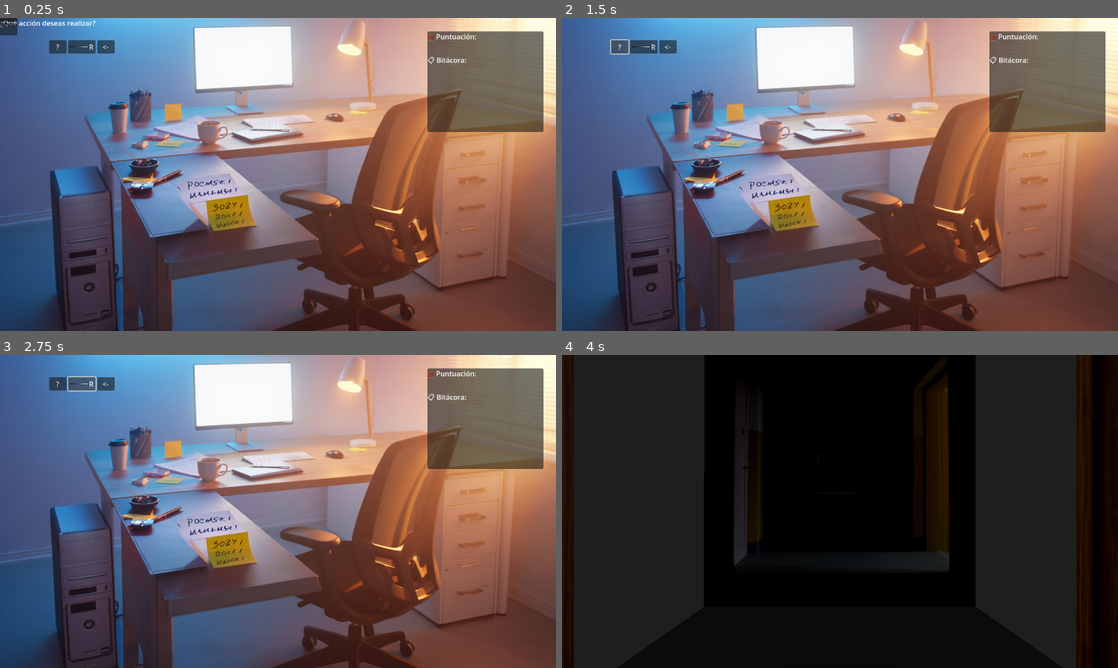
Above: before the commit, frames 1-4 (two rows, left to right).
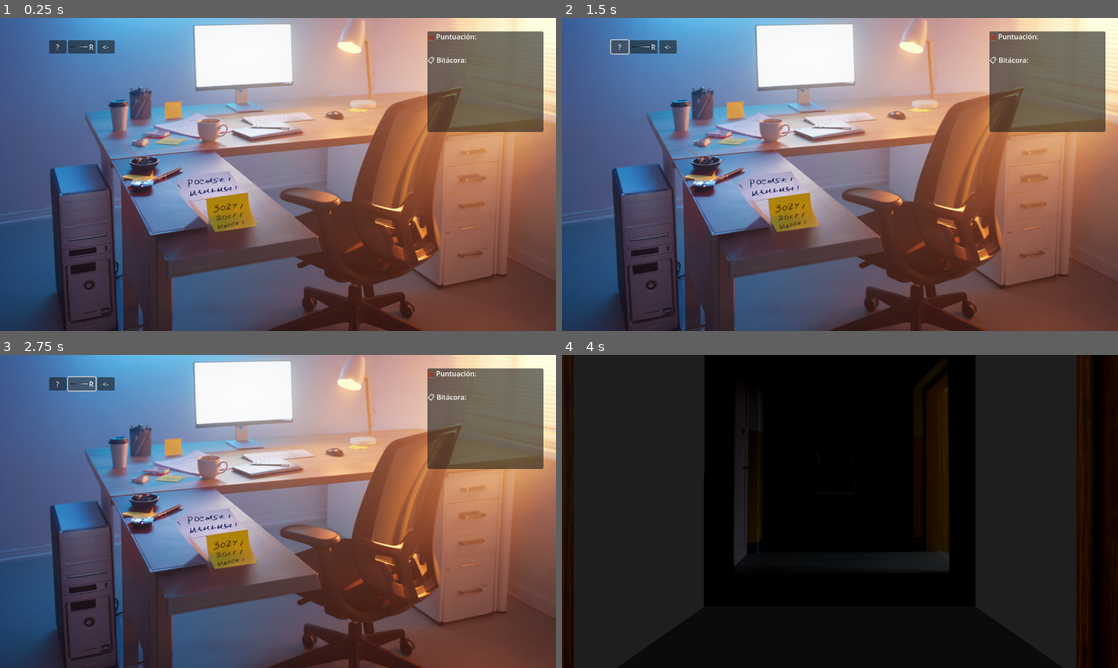
Above: after the commit, the same moments.

Repository: lalibre/Evidentia
Game: Godot game, scene res://Scenes/GameScene_ComputerOn.tscn
The game is run twice, just before and just after one commit, with the same random seed, the same clock (stepped at 60 frames per second) and the same inputs. This scene is started directly instead of the project's main scene.
Inputs (mouse positions are in pixels of both pictures, inside the frame that each line leads up to):
- Up to frame 1 (0.25 s): no input
- Up to frame 2 (1.5 s): click (573, 21) at 0.52 s; click "?" at 1.25 s
- Up to frame 3 (2.75 s): click "R" at 2 s
- Up to frame 4 (4 s): click "<-" at 2.75 s; tap Enter at 3.5 s; move the mouse to (962, 495) at 3.52 s; click (962, 495) at 3.67 s

The runs differ from the first frame. In frame 1, 8.4% of the frame differs, in the area x 0-100%, y 0-100%; in frame 2, 8.1%; in frame 3, 8.1%; in frame 4, nothing differs.

Commit message:
Correcion Imagenes Texturas

Diff:
--- a/Scenes/GameScene_ComputerOff.tscn
+++ b/Scenes/GameScene_ComputerOff.tscn
@@ -1,8 +1,8 @@
 [gd_scene load_steps=14 format=3 uid="uid://bvijaj7p3u78f"]
 
-[ext_resource type="Texture2D" uid="uid://c5nkojvlegd80" path="res://assets/bg_computer_on.png" id="1_8rk4y"]
 [ext_resource type="Script" uid="uid://cbof3f5n81jqy" path="res://scripts/game_scene_base.gd" id="1_fuvdj"]
 [ext_resource type="Script" uid="uid://8agdvscwih2x" path="res://scripts/evidencias/evidence_cpu.gd" id="2_el77p"]
+[ext_resource type="Texture2D" uid="uid://cy4xlx2nup2do" path="res://assets/bg_computer_off.png" id="2_fuvdj"]
 [ext_resource type="Texture2D" uid="uid://dg7m7plas2yx6" path="res://assets/cpu.png" id="3_5tv8x"]
 [ext_resource type="Script" uid="uid://d1ejug71y114r" path="res://scripts/evidencias/evidence_usb.gd" id="3_fubrg"]
 [ext_resource type="Script" uid="uid://b5dwyqnu5wau5" path="res://scripts/evidencias/evidence_post_it.gd" id="4_el77p"]
@@ -29,7 +29,7 @@
 offset_top = -87.0
 offset_right = 1280.0
 offset_bottom = 745.0
-texture = ExtResource("1_8rk4y")
+texture = ExtResource("2_fuvdj")
 
 [node name="UI" type="Control" parent="."]
 anchors_preset = 0
@@ -62,14 +62,14 @@
 [node name="Evidence_PostIt" type="Area2D" parent="."]
 script = ExtResource("4_el77p")
 
-[node name="CollisionPolygon2D" type="CollisionPolygon2D" parent="Evidence_PostIt"]
-position = Vector2(731, 98)
-polygon = PackedVector2Array(-19, 27, 17, 35, 8, 72, 20, 108, 50, 109, 52, 142, 19, 145, 17, 108, 7, 71, -28, 64)
-
 [node name="Sprite2D" type="Sprite2D" parent="Evidence_PostIt"]
 position = Vector2(743, 183)
 scale = Vector2(1.025, 1)
 texture = ExtResource("4_fubrg")
+
+[node name="CollisionPolygon2D" type="CollisionPolygon2D" parent="Evidence_PostIt"]
+position = Vector2(731, 98)
+polygon = PackedVector2Array(-19, 27, 17, 35, 8, 72, 20, 108, 50, 109, 52, 142, 19, 145, 17, 108, 7, 71, -28, 64)
 
 [node name="EvidenciaMenu" type="PopupMenu" parent="."]
 size = Vector2i(215, 116)
--- a/Scenes/GameScene_ComputerOn.tscn
+++ b/Scenes/GameScene_ComputerOn.tscn
@@ -1,9 +1,11 @@
-[gd_scene load_steps=5 format=3 uid="uid://x2awoenect7x"]
+[gd_scene load_steps=7 format=3 uid="uid://x2awoenect7x"]
 
-[ext_resource type="Texture2D" uid="uid://cy4xlx2nup2do" path="res://assets/bg_computer_off.png" id="1_ynxmt"]
-[ext_resource type="PackedScene" uid="uid://c08p64wom0udv" path="res://Scenes/evidencia_menu.tscn" id="2_c4bq0"]
+[ext_resource type="Texture2D" uid="uid://c5nkojvlegd80" path="res://assets/bg_computer_on.png" id="1_6tukj"]
+[ext_resource type="Texture2D" uid="uid://dfnwpqhki6ops" path="res://assets/cpu_on.png" id="2_icxxx"]
 [ext_resource type="PackedScene" uid="uid://d20lyjikymox4" path="res://Scenes/info_panel.tscn" id="3_1yloc"]
+[ext_resource type="Texture2D" uid="uid://b0t8obeybvj3g" path="res://assets/clave.png" id="3_pmw3q"]
 [ext_resource type="PackedScene" uid="uid://bp6bfuo1ycbsx" path="res://Scenes/options.tscn" id="4_dbabi"]
+[ext_resource type="Texture2D" uid="uid://byo6m5ue2d5nm" path="res://assets/cajon.png" id="4_hkhr1"]
 
 [node name="GameScene_ComputerOn" type="Control"]
 layout_mode = 3
@@ -11,25 +13,47 @@
 
 [node name="Background" type="TextureRect" parent="."]
 layout_mode = 0
-offset_top = -40.0
+offset_top = -45.0
 offset_right = 1280.0
-offset_bottom = 792.0
-texture = ExtResource("1_ynxmt")
+offset_bottom = 787.0
+texture = ExtResource("1_6tukj")
 
 [node name="EvidenceArea" type="Node2D" parent="."]
 
 [node name="Evidence_Computer" type="Area2D" parent="EvidenceArea"]
 
+[node name="Sprite2D" type="Sprite2D" parent="EvidenceArea/Evidence_Computer"]
+visible = false
+position = Vector2(189, 540)
+texture = ExtResource("2_icxxx")
+
+[node name="CollisionShape2D" type="CollisionPolygon2D" parent="EvidenceArea/Evidence_Computer"]
+polygon = PackedVector2Array(119, 350, 120, 477, 127, 616, 152, 738, 273, 716, 257, 398, 223, 334, 115, 348)
+
 [node name="Evidence_USB" type="Area2D" parent="EvidenceArea"]
 
+[node name="Sprite2D" type="Sprite2D" parent="EvidenceArea/Evidence_USB"]
+position = Vector2(535, 451)
+texture = ExtResource("3_pmw3q")
+
+[node name="CollisionShape2D" type="CollisionPolygon2D" parent="EvidenceArea/Evidence_USB"]
+position = Vector2(320, -130)
+polygon = PackedVector2Array(155, 547, 160, 594, 172, 616, 271, 602, 259, 580, 250, 534)
+
 [node name="Evidence_Papers" type="Area2D" parent="EvidenceArea"]
+
+[node name="Sprite2D" type="Sprite2D" parent="EvidenceArea/Evidence_Papers"]
+position = Vector2(1081, 534)
+texture = ExtResource("4_hkhr1")
+
+[node name="CollisionShape2D" type="CollisionPolygon2D" parent="EvidenceArea/Evidence_Papers"]
+position = Vector2(876, -75)
+polygon = PackedVector2Array(154, 556, 149, 685, 255, 663, 259, 539)
 
 [node name="UI" type="Control" parent="."]
 anchors_preset = 0
 offset_right = 40.0
 offset_bottom = 40.0
-
-[node name="EvidenciaMenu" parent="." instance=ExtResource("2_c4bq0")]
 
 [node name="CanvasLayer" type="CanvasLayer" parent="."]
 
@@ -42,6 +66,7 @@
 offset_bottom = 311.0
 
 [node name="InfoPanel" parent="CanvasLayer/UIX" instance=ExtResource("3_1yloc")]
+layout_mode = 1
 offset_left = 59.0
 offset_top = -311.0
 offset_right = 59.0
Binary file changed: assets/bg_computer_off.png
Binary file changed: assets/bg_computer_on.png
Binary file added: assets/cajon.png
Not shown, added: assets/cajon.png.import
Binary file added: assets/clave.png
Not shown, added: assets/clave.png.import
Binary file added: assets/cpu_on.png
Not shown, added: assets/cpu_on.png.import
Binary file changed: assets/usb.png
